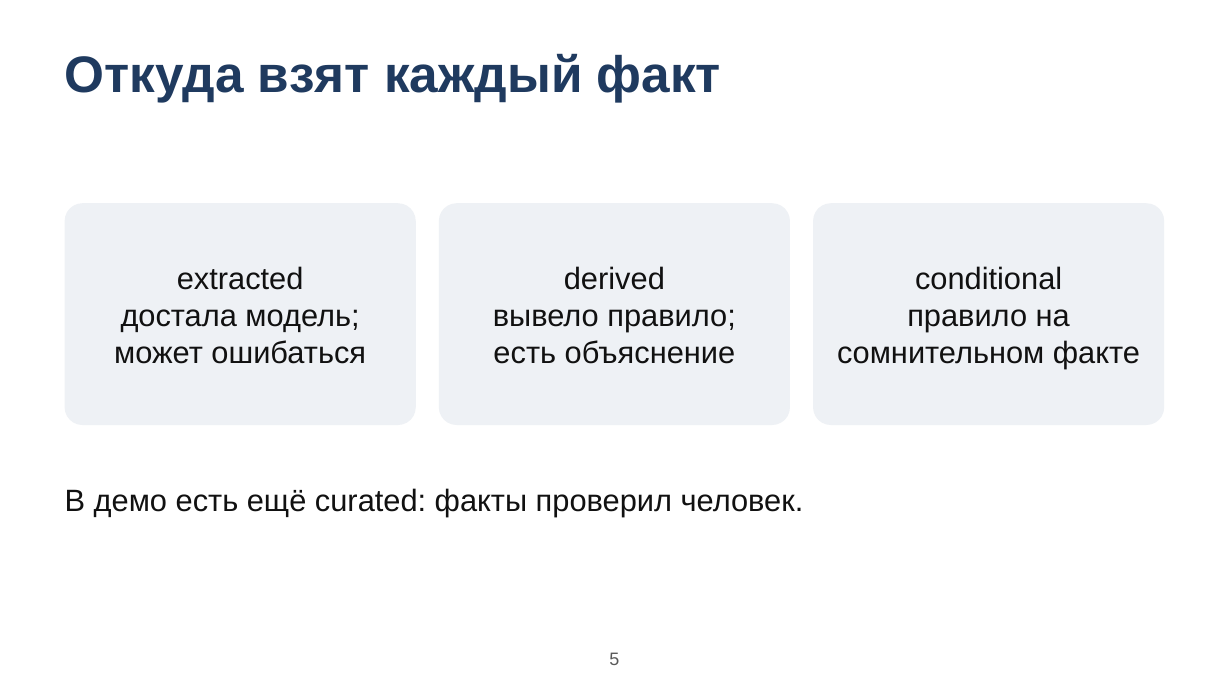
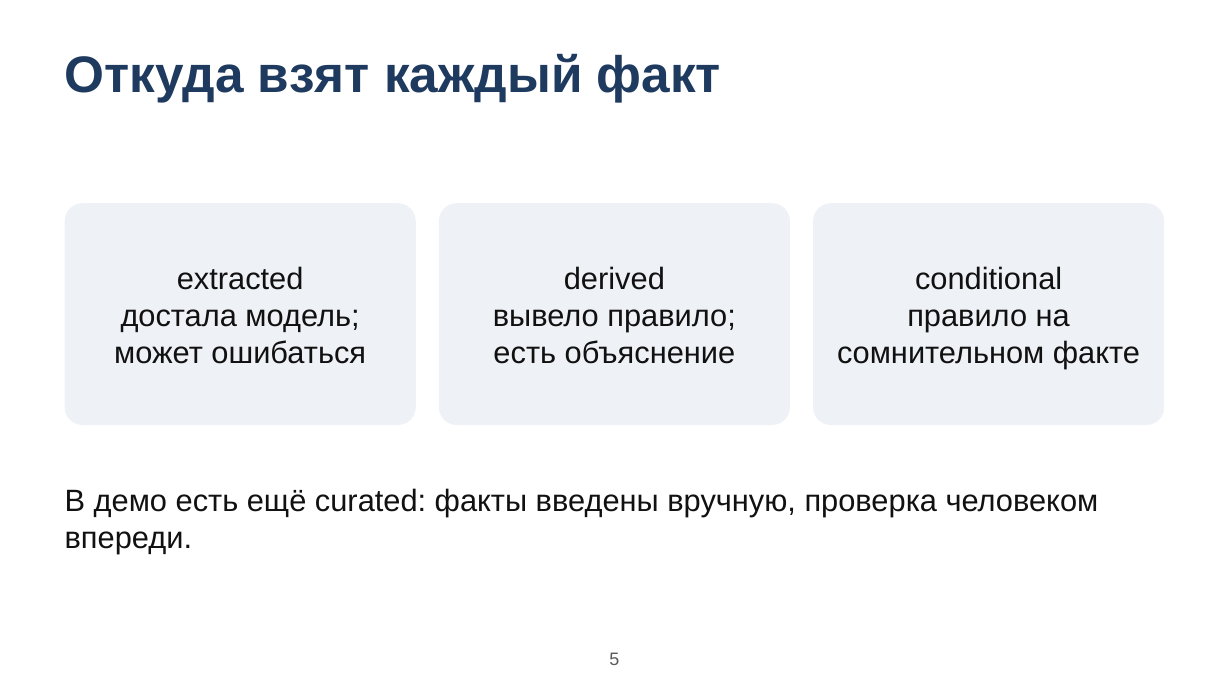
Before and after one commit to AndrewStrizhevskiy/detective-board, a slide deck: slide 5 of docs/gost/09-prezentaciya.pptx. Drawn at 1232x693 pixels with LibreOffice and Linux fonts; fonts in the diff are those of the drawing. Boxes give left, top, right and bottom in pixels: in the first picture for what was removed or moved away, otherwise in the second. Text is boxed around its words. In the diff, an @@ line names an element or a change of style, - is before the commit and + after.

Commit message:
docs(gost): drop authorship statements, label data as auto-labelled and unreviewed, curated facts: entered by hand, human re-check pending

```diff
--- a/docs/gost/09-prezentaciya.pptx
+++ b/docs/gost/09-prezentaciya.pptx
@@ text at (x1=65, y1=488, x2=1099, y2=553): text changed @@
-В демо есть ещё curated: факты проверил человек.
+В демо есть ещё curated: факты введены вручную, проверка человеком впереди.
```
Also in this commit, not shown: 2 other slides changed, 31 other files.
